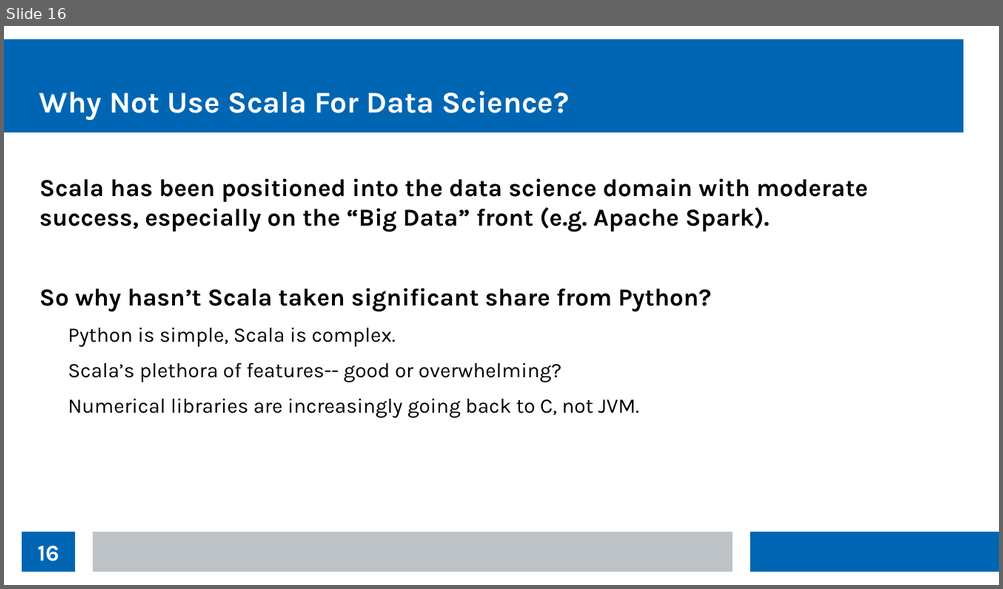
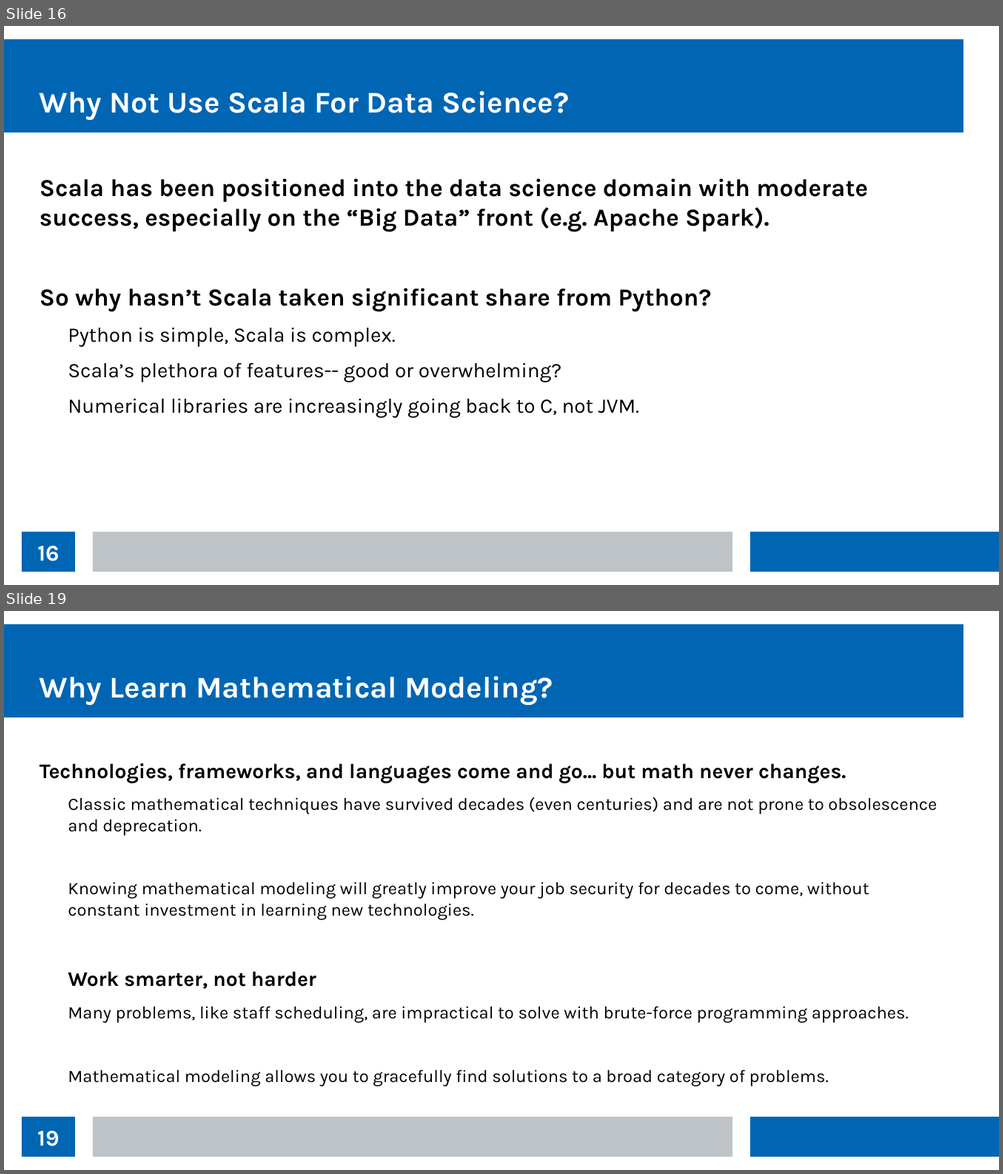
Before and after one commit to thomasnield/kotlin_data_science_talk_ChicagoJUG, a slide deck: kotlin_data_science_talk_chijug_slides.odp. Shown one above the other, each under a label of ours: slide 16 before the commit, slides 16 and 19 after it; the slides between them are not shown. The pictures are 1003x589 and 1003x1174 pixels, drawn with LibreOffice and Linux fonts; fonts in the diff are those of the drawing. Boxes give left, top, right and bottom in pixels: in the first picture for what was removed or moved away, otherwise in the second. Text is boxed around its words. In the diff, an @@ line names an element or a change of style, - is before the commit and + after.

```diff
--- a/kotlin_data_science_talk_chijug_slides.odp
+++ b/kotlin_data_science_talk_chijug_slides.odp
@@ slide 19 added at (x1=4, y1=611, x2=999, y2=1170), background #FFFFFF; not listed: 3 template elements that a slide beside it also shows @@
@@ title added at (x1=40, y1=676, x2=553, y2=706), 24 pt, text #FFFFFF, bold @@
+Why Learn Mathematical Modeling?
@@ text added at (x1=40, y1=763, x2=936, y2=1087), 14 pt, text #000000 @@
+Technologies, frameworks, and languages come and go… but math never changes.
+  Classic mathematical techniques have survived decades (even centuries) and are not prone to obsolescence and deprecation.
+  Knowing mathematical modeling will greatly improve your job security for decades to come, without constant investment in learning new technologies.
+Work smarter, not harder
+  Many problems, like staff scheduling, are impractical to solve with brute-force programming approaches.
+  Mathematical modeling allows you to gracefully find solutions to a broad category of problems.
@@ page number added at (x1=22, y1=1117, x2=75, y2=1157), fill #0066B3, 18 pt, text #FFFFFF, bold @@
+19
```
Also in this commit, not shown: 2 slides changed, 3 other slides added, 1 slide removed.
